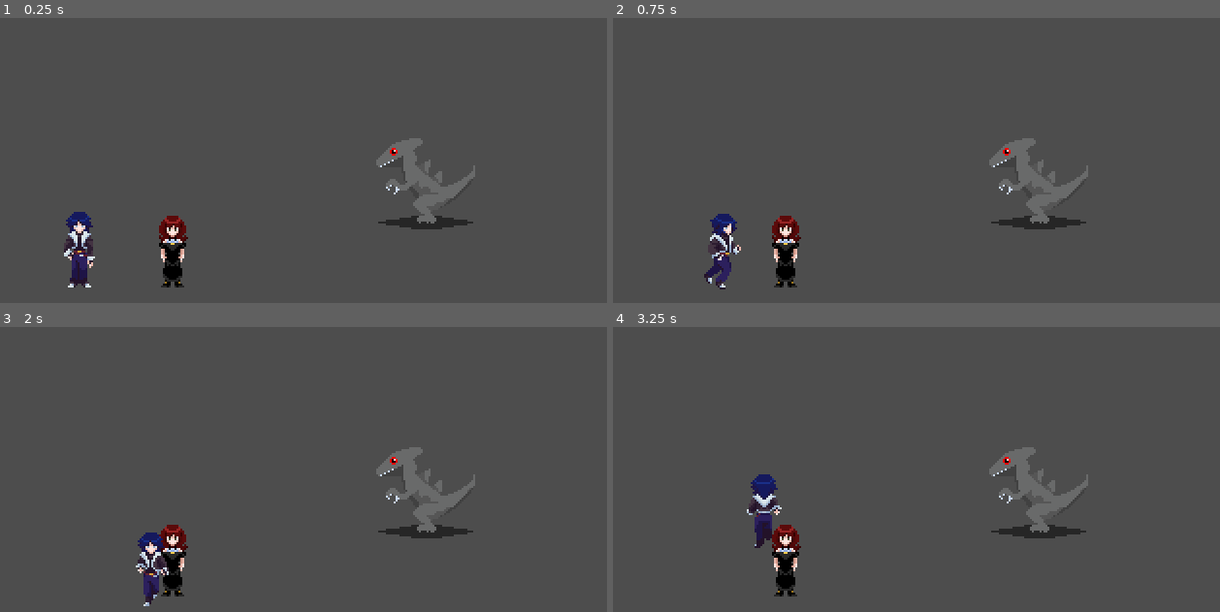
Above: before the commit, frames 1-4 (two rows, left to right).
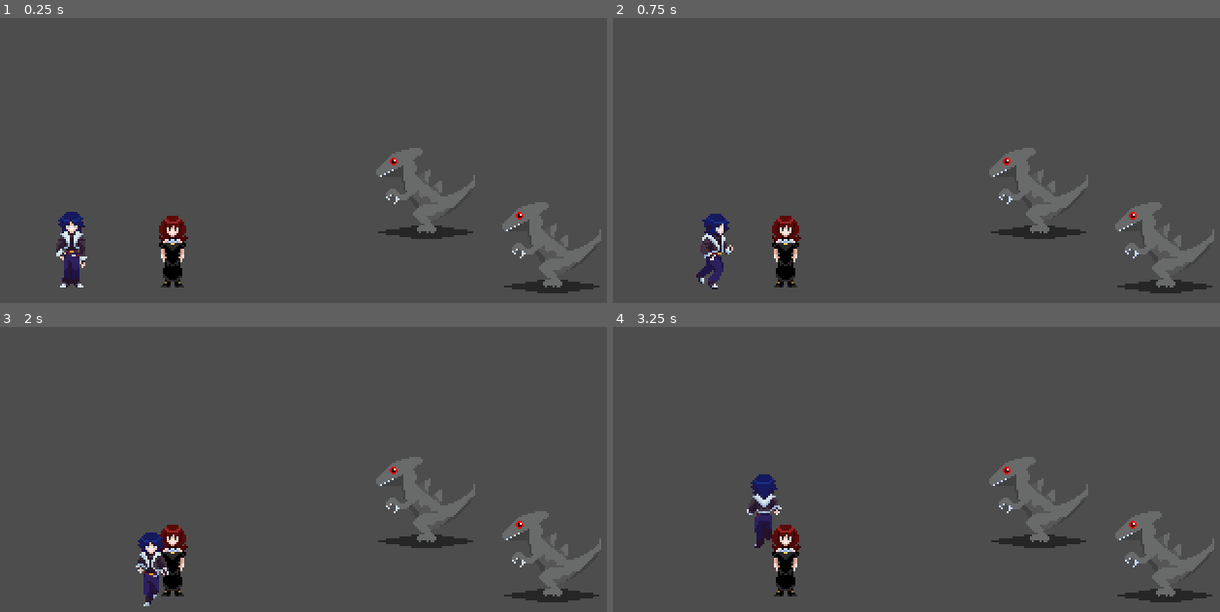
Above: after the commit, the same moments.

Repository: JTenroon/RPGProject
Game: Godot game, scene res://Scenes/Debug.tscn
The game is run twice, just before and just after one commit, with the same random seed, the same clock (stepped at 60 frames per second) and the same inputs.
Inputs:
- Up to frame 1 (0.25 s): no input
- Up to frame 2 (0.75 s): tap Enter at 0.5 s; hold D (move_right) from 0.53 s (still down); tap Space (context) at 0.6 s
- Up to frame 3 (2 s): release D (move_right) at 1.28 s; hold S (move_down) from 1.28 s (still down); tap Q (disableMovement) at 1.35 s
- Up to frame 4 (3.25 s): release S (move_down) at 2.03 s; hold D (move_right) 2.03-2.78 s; tap Space (context) at 2.1 s; hold W (move_up) from 2.78 s (still down); tap Q (disableMovement) at 2.85 s

The runs differ from the first frame. In frame 1, 4.9% of the frame differs, in the area x 9-100%, y 42-97%; in frame 2, 4.8%; in frame 3, 3.8%; in frame 4, 3.8%.

Commit message:
Combat Start
works!

Diff:
--- a/Actors/Ken/ken.gd
+++ b/Actors/Ken/ken.gd
@@ -2,3 +2,8 @@
 
 @export var charName: String = "Ken"
 @export var sampleDialogue: String = "This is some real ass text right here"
+@export var HP: int = 15
+@export var STR: int = 6
+@export var SPD: int = 3
+
+var ATB: int
--- a/Actors/Ken/ken.tscn
+++ b/Actors/Ken/ken.tscn
@@ -7,7 +7,7 @@
 [sub_resource type="RectangleShape2D" id="RectangleShape2D_mw4ul"]
 size = Vector2(10, 12)
 
-[node name="Ken" type="CharacterBody2D" unique_id=1833336018 groups=["talkable"]]
+[node name="Ken" type="CharacterBody2D" unique_id=1833336018 groups=["party", "talkable"]]
 y_sort_enabled = true
 collision_layer = 3
 script = ExtResource("1_mw4ul")
--- a/Actors/Monsters/Rock Lizard/rockLizard.tscn
+++ b/Actors/Monsters/Rock Lizard/rockLizard.tscn
@@ -1,12 +1,17 @@
 [gd_scene format=3 uid="uid://cw06olirlogb3"]
 
 [ext_resource type="Texture2D" uid="uid://c8xt6hsylwi5v" path="res://Actors/Monsters/Rock Lizard/Rock Lizard.png" id="1_3tyk5"]
+[ext_resource type="Script" uid="uid://dxt5ydtr8trpu" path="res://Actors/Monsters/Rock Lizard/rock_lizard.gd" id="1_jfx8l"]
 
 [sub_resource type="RectangleShape2D" id="RectangleShape2D_jfx8l"]
 size = Vector2(47.75049, 13.999998)
 
+[sub_resource type="CircleShape2D" id="CircleShape2D_3tyk5"]
+radius = 69.0
+
 [node name="Rock Lizard" type="CharacterBody2D" unique_id=1790967525 groups=["enemy"]]
-collision_layer = 3
+collision_layer = 7
+script = ExtResource("1_jfx8l")
 
 [node name="Sprite2D" type="Sprite2D" parent="." unique_id=814513065]
 y_sort_enabled = true
@@ -16,3 +21,9 @@
 [node name="CollisionShape2D" type="CollisionShape2D" parent="." unique_id=1841634471]
 position = Vector2(7.450581e-09, 19.999998)
 shape = SubResource("RectangleShape2D_jfx8l")
+
+[node name="CallRadius" type="Area2D" parent="." unique_id=1840974477]
+collision_layer = 4
+
+[node name="CollisionShape2D" type="CollisionShape2D" parent="CallRadius" unique_id=462031686]
+shape = SubResource("CircleShape2D_3tyk5")
--- /dev/null
+++ b/Actors/Monsters/Rock Lizard/rock_lizard.gd
@@ -0,0 +1,7 @@
+extends CharacterBody2D
+
+@export var HP: int = 35
+@export var ATK: int = 4
+@export var SPD: int = 7
+
+var ATB: int
--- a/Actors/Player/Player.tscn
+++ b/Actors/Player/Player.tscn
@@ -232,7 +232,7 @@
 &"RunU": SubResource("Animation_7m1i7")
 }
 
-[node name="CharacterBody2D" type="CharacterBody2D" unique_id=493676502 groups=["player"]]
+[node name="CharacterBody2D" type="CharacterBody2D" unique_id=493676502 groups=["party", "player"]]
 script = ExtResource("1_80rbv")
 
 [node name="CollisionShape2D" type="CollisionShape2D" parent="." unique_id=288858850]
--- a/Actors/Player/player.gd
+++ b/Actors/Player/player.gd
@@ -8,7 +8,7 @@
 @export var pointerLength: float = 10.0
 
 
-
+var ATB: int
 var movementDisabled = false
 var _lastDir: Vector2
 
@@ -29,12 +29,13 @@
 	animTree = $AnimationTree
 	_pointer.target_position = _lastDir.normalized() * pointerLength
 
+#_physics_process is essentially the game logic's main()
 func _physics_process(delta: float) -> void:
 	_handleInput()
 	_applyMovement()
 	_animate()
 	_updateContext()
-
+	_checkCollision()
 
 func _handleInput() -> void:
 
@@ -82,6 +83,7 @@
 		var collider := _pointer.get_collider()
 		var interactable: Node = collider.get_node_or_null("interactable")
 		if interactable:
+			_inputDirection = Vector2.ZERO
 			interactable.interact()
 
 func _applyMovement() -> void:
@@ -113,3 +115,22 @@
 	else:
 		talkIcon.hide()
 		examineIcon.hide()
+
+func _checkCollision() -> void:
+	for i in get_slide_collision_count():
+		var collision : = get_slide_collision(i)
+		var collider: = collision.get_collider()
+		if collider.is_in_group("enemy"):
+			_enterCombat(collider)
+			break
+
+func _enterCombat(enemy):
+
+	#double stating failsafe
+	if GameState.currentState != GameState.State.EXPLORE:
+		return
+
+	#debug combat
+	print ("Entering combat with: ", enemy.name)
+	_inputDirection = Vector2.ZERO
+	CombatManager.start(enemy)
--- /dev/null
+++ b/Combat System/battle_setting.tscn
@@ -0,0 +1,3 @@
+[gd_scene format=3 uid="uid://4c5vo6n8y0ej"]
+
+[node name="Battle Setting" type="Node" unique_id=321871918]
--- a/Scenes/Debug.tscn
+++ b/Scenes/Debug.tscn
@@ -11,13 +11,13 @@
 
 [node name="Player" parent="." unique_id=493676502 instance=ExtResource("1_rwhvy")]
 y_sort_enabled = true
-position = Vector2(47, 115)
+position = Vector2(43, 115)
 moveSpeed = 80.0
 pointerLength = 25.0
 
-[node name="Rock Lizard" parent="." unique_id=1790967525 groups=["enemy"] instance=ExtResource("3_pr2ys")]
+[node name="Rock Lizard" parent="." unique_id=1790967525 instance=ExtResource("3_pr2ys")]
 y_sort_enabled = true
-position = Vector2(226, 82)
+position = Vector2(226, 87)
 
 [node name="Ken" parent="." unique_id=1833336018 instance=ExtResource("2_8koso")]
 y_sort_enabled = false
@@ -27,3 +27,6 @@
 visible = false
 script = ExtResource("5_i37fb")
 typewriterSpeed = 70.0
+
+[node name="Rock Lizard2" parent="." unique_id=2049332055 instance=ExtResource("3_pr2ys")]
+position = Vector2(291, 115)
--- /dev/null
+++ b/Scripts/Autoloads/CombatManager.gd
@@ -0,0 +1,36 @@
+extends Node
+
+@onready var aggroed: CharacterBody2D = null
+var combatants: Array [CharacterBody2D]
+var enemies: Array [CharacterBody2D]
+
+func start(starter: CharacterBody2D) -> void:
+
+	GameState.enterState(GameState.State.COMBAT)
+
+	aggroed = starter
+	_aggroEnemies(aggroed)
+	_getParty()
+	_addEnemies()
+	_printCombatants()
+
+
+func _aggroEnemies(starter: CharacterBody2D) -> void:
+
+	var callRadius := starter.get_node_or_null("CallRadius")
+
+	for body in callRadius.get_overlapping_bodies():
+		if body.is_in_group("enemy"):
+			enemies.append(body)
+
+func _getParty():
+	for members in get_tree().get_nodes_in_group("party"):
+		combatants.append(members)
+
+func _addEnemies():
+	for enemy in enemies:
+		combatants.append(enemy)
+
+func _printCombatants():
+	for fighter in combatants:
+		print(fighter.name)
--- a/Scripts/Autoloads/GameState.gd
+++ b/Scripts/Autoloads/GameState.gd
@@ -2,7 +2,7 @@
 # Autoload this first in Project Settings > Autoload, before DialogueManager.
 # Godot initializes Autoloads in order — GameState must exist before anything tries to read it.
 extends Node
-enum State { EXPLORE, DIALOGUE }
+enum State { EXPLORE, DIALOGUE, COMBAT}
 var currentState: State = State.EXPLORE
 
 # Emitted whenever the state changes, so any node can react —
--- a/project.godot
+++ b/project.godot
@@ -20,6 +20,7 @@
 
 GameState="*uid://oxfmne2ly1pv"
 DialogueManager="*uid://bnv7ff47l6fnr"
+CombatManager="*uid://cgslassm4erpy"
 
 [display]
 
@@ -33,7 +34,8 @@
 
 player=""
 talkable=""
-enemy="triggers encounter on collision"
+enemy="triggers encounter on collision and valid combatant"
+party=""
 
 [input]
 
@@ -72,6 +74,7 @@
 
 2d_physics/layer_1="Collision"
 2d_physics/layer_2="Interactable"
+2d_physics/layer_3="Enemies"
 
 [physics]
 
Not shown, added: Actors/Monsters/Rock Lizard/rock_lizard.gd.uid
Not shown, added: Scripts/Autoloads/CombatManager.gd.uid
